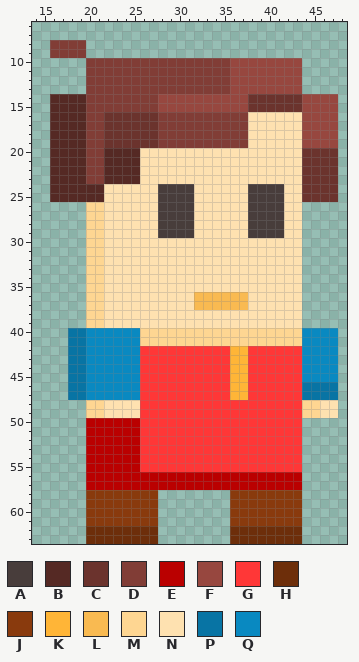
Pixel-art sprite, stored at Bilder/Standardspielfiguren/Spielfiguren/Blob_1_geradeDesign4.png. Above: the version before the commit.
The file is 64x64 pixels. Colours within 5 levels of each other are drawn and written as one. Shown: x 14..48, y 6..63.
Palette (. is transparent): A #483d3b  B #552924  C #6b332d  D #813d36  E #ba0000  F #97473f  G #ff3737  H #6d2e0a  J #893a0d  K #ffb537  L #f9ba51  M #fed692  N #fee1b0  P #0874a4  Q #0989c1
Once edited:
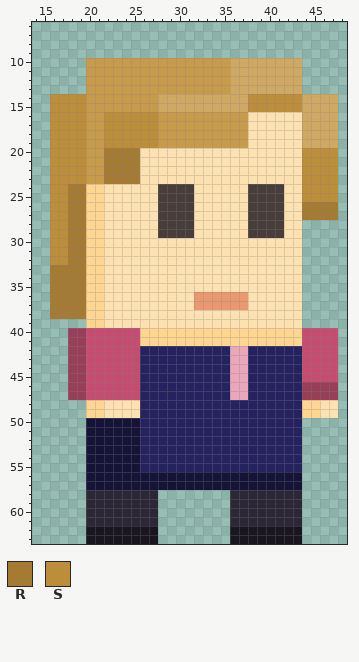
Colours new in this view: R #a57b33  S #bc8d3a
Changes in this commit:
colour D: #813d36 -> #c89b4c
colour E: #ba0000 -> #151438
colour F: #97473f -> #cfa863
colour G: #ff3737 -> #24235f
colour H: #6d2e0a -> #191620
colour J: #893a0d -> #2c2736
colour K: #ffb537 -> #eaa7bb
colour L: #f9ba51 -> #ea9870
colour P: #0874a4 -> #973e58
colour Q: #0989c1 -> #c44d71
y 8..9: x 16..19 DDDD -> ....
y 14..15: x 16..19 BBBB -> SSSS; x 38..43 CCCCCC -> SSSSSS
y 16..19: x 16..19 BBBB -> SSSS; x 22..27 CCCCCC -> SSSSSS
y 20..23: x 16..19 BBBB -> SSSS; x 22..25 BBBB -> RRRR; x 44..47 CCCC -> SSSS
y 24..25: x 16..21 BBBBBB -> SSRRMM; x 44..47 CCCC -> SSSS
y 26..27: x 16..19 .... -> SSRR; x 44..47 .... -> RRRR
y 28..32: x 16..19 .... -> SSRR
y 33..38: x 16..19 .... -> RRRR
